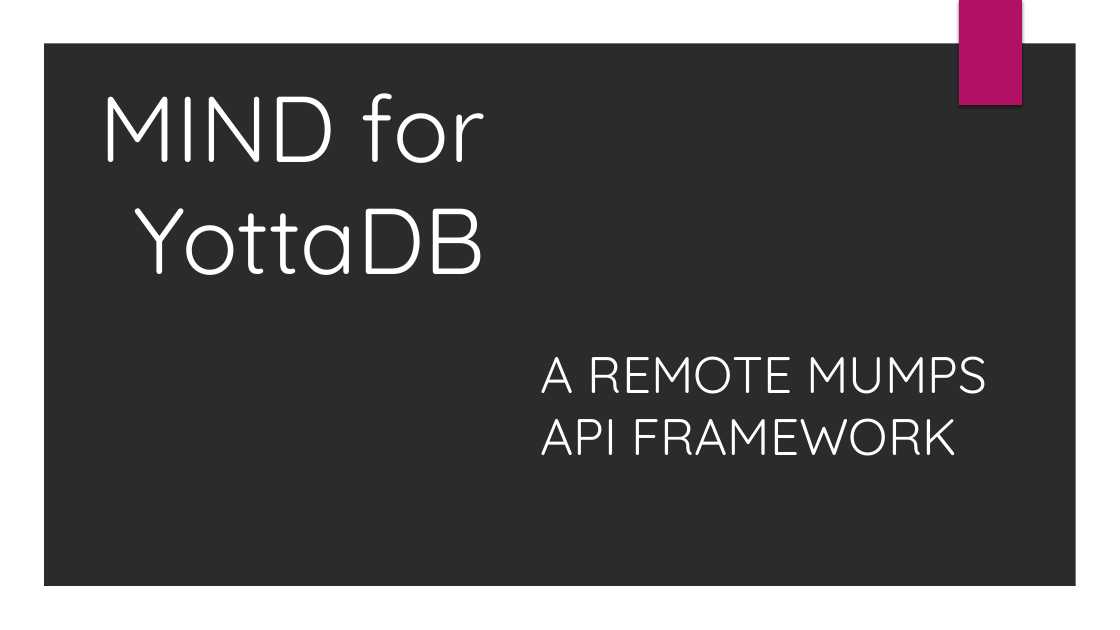
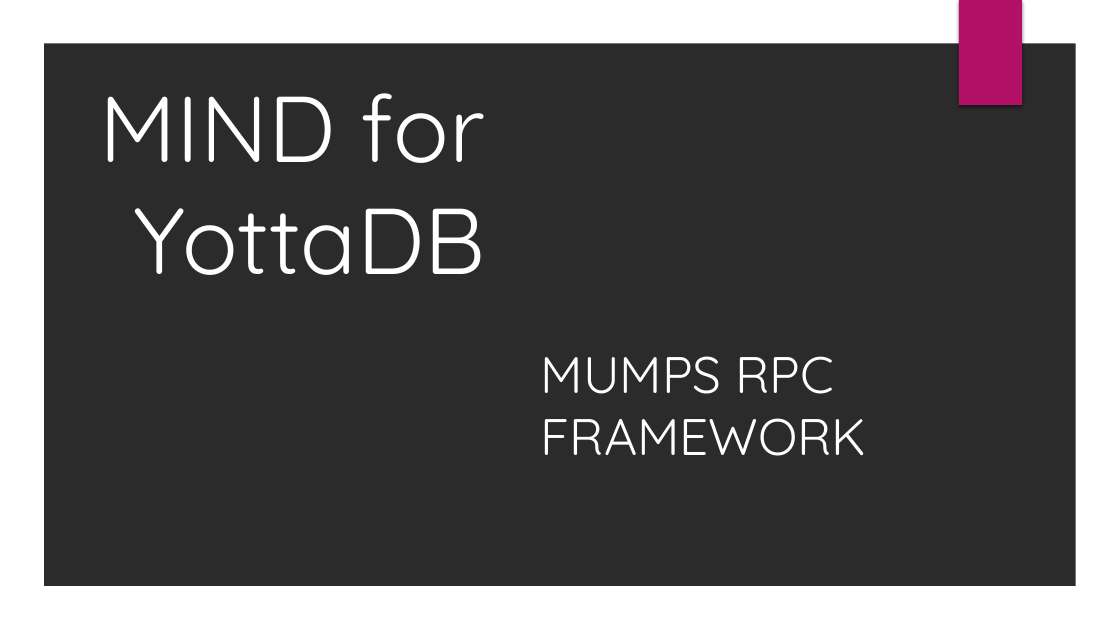
Before and after one commit to mind4yottadb/mind-server, a slide deck: slide 1 of docs/slides/def1.pptx. Drawn at 1120x630 pixels with LibreOffice and Linux fonts; fonts in the diff are those of the drawing; background and template pictures are left out; a plain dark background stands for a picture behind light text. Boxes give left, top, right and bottom in pixels: in the first picture for what was removed or moved away, otherwise in the second. Text is boxed around its words. In the diff, an @@ line names an element or a change of style, - is before the commit and + after.

```diff
--- a/docs/slides/def1.pptx
+++ b/docs/slides/def1.pptx
@@ subtitle at [541, 356, 867, 456]: text changed @@
-A REMOTE MUMPS API FRAMEWORK
+MUMPS RPC FRAMEWORK
```
Also in this commit, not shown: 2 other slides changed, 2 slides added, 3 slides removed.
